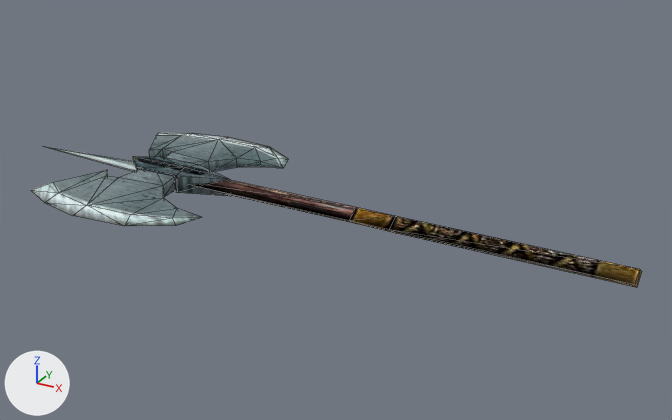
What one commit did to the glTF model assets/models/ITMW_040_1H_AXE_02.glb.
The view is the same before and after, from a camera (50 mm lens) standing at (0.348, -0.969, 0.486) and looking at (-0.197, 0.023, -0.01). The axes (+X, +Y, +Z) are drawn at lower left. The lights are the same throughout. Mesh edges are drawn as thin lines. Vertices at the same position are counted once.
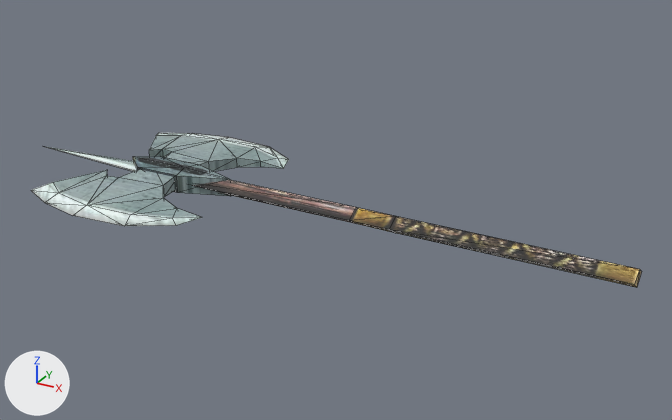
The edits, one by one:
Picture 'ItMeleeRest' (img_itmeleerest_1) is new.
Picture 'ItMeleeBlades' (img_itmeleeblades_1) is new.
In material 'ITMELEEREST' (mat_itmeleerest), metallic goes from 1.0 to 0.0.
In material 'ITMELEEREST' (mat_itmeleerest), roughness goes from 1.0 to 0.5.
Material 'ITMELEEREST' (mat_itmeleerest) changes its picture from img_itmeleerest to img_itmeleerest_1.
In material 'ITMELEEBLADES' (mat_itmeleeblades), metallic goes from 1.0 to 0.0.
In material 'ITMELEEBLADES' (mat_itmeleeblades), roughness goes from 1.0 to 0.5.
Material 'ITMELEEBLADES' (mat_itmeleeblades) changes its picture from img_itmeleeblades to img_itmeleeblades_1.
me_mesh has 95 vertices, 170 faces and spans x -0.699..0.199, y -0.175..0.173, z -0.015..0.015.
me_mesh is used by ob_mesh; location (0.0, 0.0, 0.0).
Part 1, on me_mesh:
12 faces are deleted.
4 new faces join them, mat_itmeleeblades (picture img_itmeleeblades_1).
8 new faces join them, mat_itmeleerest (picture img_itmeleerest_1).
me_mesh part 2: the surface is now shaded flat.

What differs and where, as boxes [x1, y1, x2, y2] in the pictures (672 x 420 px; the box of a moved part takes in the faces that stretch with it):
'Mesh', surface changed: [31, 133, 642, 287] in both
part 1 of me_mesh, moved or reshaped: [47, 147, 356, 224] in both
